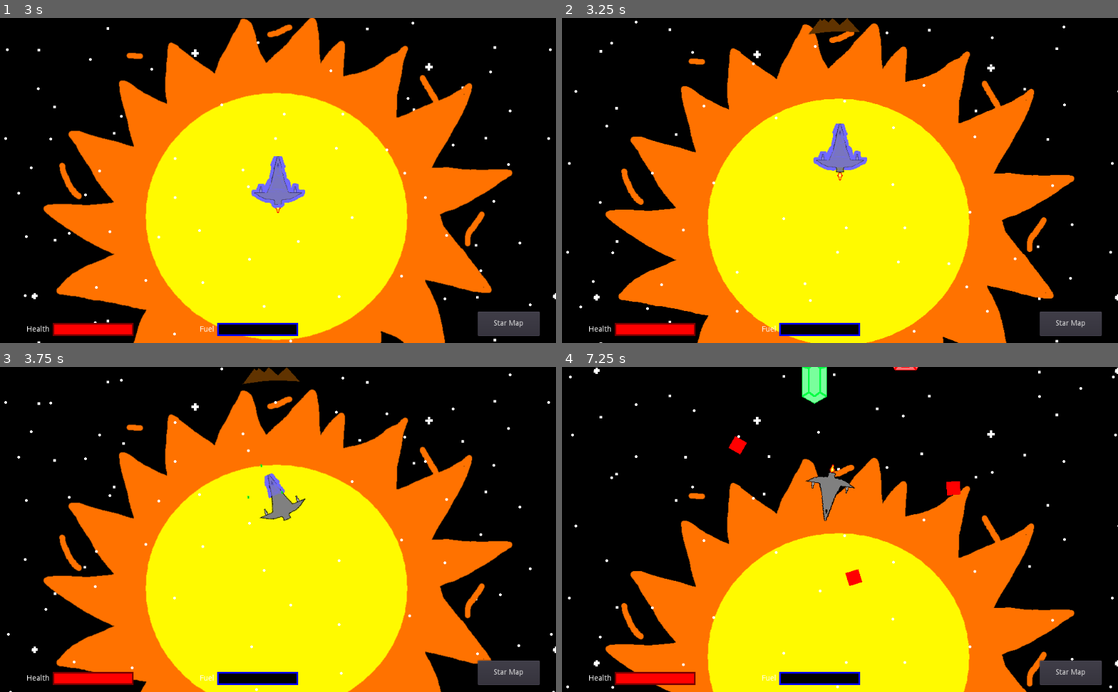
Above: before the commit, frames 1-4 (two rows, left to right).
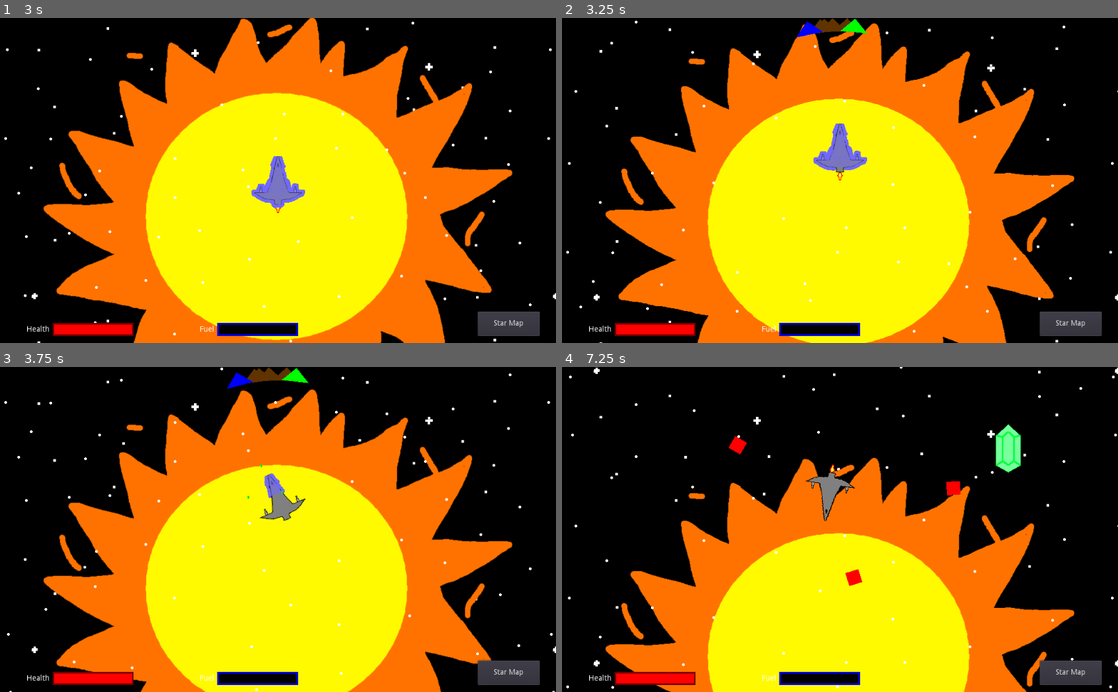
Above: after the commit, the same moments.

Repository: jlpatter/GodotSpaceShooter
Game: Godot game, scene res://src/Misc/GippiesSplash.tscn
The game is run twice, just before and just after one commit, with the same random seed, the same clock (stepped at 60 frames per second) and the same inputs.
Inputs:
- Up to frame 1 (3 s): tap Enter at 0.5, 2 s; hold D (move_right) 0.53-1.28 s; tap Space (shoot) at 0.6, 1.25, 1.35, 2.1, 2.75, 2.85 s; hold A (move_left) 1.28-2.03 s; hold D (move_right) 2.03-2.78 s; hold W (move_up) from 2.78 s (still down)
- Up to frame 2 (3.25 s): keep holding W (move_up)
- Up to frame 3 (3.75 s): release W (move_up) at 3.53 s; hold A (move_left) from 3.53 s (still down); tap Space (shoot) at 3.6 s
- Up to frame 4 (7.25 s): tap Space (shoot) every 0.75 s from 4.35 to 6.6 s; release A (move_left) at 5.78 s; hold D (move_right) 5.78-6.53 s; hold W (move_up) from 6.53 s (still down)

Frame 1 is identical in both runs. In frame 2, 0.2% of the frame differs, in the area x 42-55%, y 0-6%; in frame 3, 0.2%; in frame 4, 1.1%, in the area x 43-83%, y 0-33%.

Commit message:
Added arrows to follow gems

Diff:
--- a/src/Levels/Level1.gd
+++ b/src/Levels/Level1.gd
@@ -1,10 +1,15 @@
 extends Node2D
 
 onready var asteroid_prefab = preload("res://src/Actors/Asteroid.tscn")
-onready var asteroid_arrow_prefab = preload("res://src/Misc/AsteroidArrow.tscn")
+onready var arrow_prefab = preload("res://src/Misc/Arrow.tscn")
 onready var enemy_prefab = preload("res://src/Actors/Enemy1.tscn")
 onready var moon_prefab = preload("res://Assets/LargeMoon.png")
 onready var ice_prefab = preload("res://Assets/LargeIce.png")
+onready var green_gem_prefab = preload("res://src/Actors/GreenGem.tscn")
+onready var red_gem_prefab = preload("res://src/Actors/RedGem.tscn")
+onready var blue_gem_prefab = preload("res://src/Actors/BlueGem.tscn")
+onready var yellow_gem_prefab = preload("res://src/Actors/YellowGem.tscn")
+
 
 func _ready():
 	var random_parallax = GlobalVariables.rng.randi() % 3
@@ -20,10 +25,10 @@
 
 	for i in asteroid_num:
 		var asteroid = asteroid_prefab.instance()
-		var asteroid_arrow = asteroid_arrow_prefab.instance()
+		var asteroid_arrow = arrow_prefab.instance()
 		add_child(asteroid)
 		add_child(asteroid_arrow)
-		asteroid_arrow.set_asteroid(asteroid)
+		asteroid_arrow.set_target(asteroid)
 		asteroid.position = Vector2(GlobalVariables.rng.randf() * 1000 - 100, GlobalVariables.rng.randf() * 1000 - 100)
 
 	for i in enemy_num:
@@ -31,6 +36,24 @@
 		add_child(enemy)
 		enemy.position = Vector2(GlobalVariables.rng.randf() * 1000 - 100, GlobalVariables.rng.randf() * 1000 - 100)
 
+	if GlobalVariables.rng.randi() % 2 == 1:
+		add_gem(green_gem_prefab, Color.green)
+	if GlobalVariables.rng.randi() % 2 == 1:
+		add_gem(red_gem_prefab, Color.red)
+	if GlobalVariables.rng.randi() % 2 == 1:
+		add_gem(blue_gem_prefab, Color.blue)
+	if GlobalVariables.rng.randi() % 2 == 1:
+		add_gem(yellow_gem_prefab, Color.yellow)
+
+func add_gem(var gem_prefab, var arrow_color):
+	var gem = gem_prefab.instance()
+	var gem_arrow = arrow_prefab.instance()
+	add_child(gem)
+	add_child(gem_arrow)
+	gem.position = Vector2(GlobalVariables.rng.randf() * 1000 - 100, GlobalVariables.rng.randf() * 1000 - 100)
+	gem_arrow.set_target(gem)
+	gem_arrow.color = arrow_color
+
 func _process(delta):
 	if Input.is_action_just_pressed("quit"):
 		get_tree().quit()
--- a/src/Levels/Level1.tscn
+++ b/src/Levels/Level1.tscn
@@ -6,10 +6,6 @@
 [ext_resource path="res://Assets/SpaceDust.png" type="Texture" id=4]
 [ext_resource path="res://src/Misc/UI.tscn" type="PackedScene" id=5]
 [ext_resource path="res://src/Levels/Level1.gd" type="Script" id=6]
-[ext_resource path="res://src/Actors/GreenGem.tscn" type="PackedScene" id=7]
-[ext_resource path="res://src/Actors/RedGem.tscn" type="PackedScene" id=8]
-[ext_resource path="res://src/Actors/BlueGem.tscn" type="PackedScene" id=9]
-[ext_resource path="res://src/Actors/YellowGem.tscn" type="PackedScene" id=10]
 
 [node name="Level1" type="Node2D"]
 script = ExtResource( 6 )
@@ -44,15 +40,3 @@
 
 [node name="Player" parent="." instance=ExtResource( 1 )]
 position = Vector2( 516.588, 4000 )
-
-[node name="GreenGem" parent="." instance=ExtResource( 7 )]
-position = Vector2( 469.908, 359.027 )
-
-[node name="RedGem" parent="." instance=ExtResource( 8 )]
-position = Vector2( 634.698, 304.295 )
-
-[node name="BlueGem" parent="." instance=ExtResource( 9 )]
-position = Vector2( 323.126, 299.538 )
-
-[node name="YellowGem" parent="." instance=ExtResource( 10 )]
-position = Vector2( 472.966, 212.726 )
--- a/src/Misc/AsteroidArrow.gd
+++ b/src/Misc/Arrow.gd
@@ -1,25 +1,25 @@
 extends Polygon2D
 
-var asteroid_to_point_at = null
+var target_to_point_at = null
 
 func _process(delta):
-	if is_instance_valid(asteroid_to_point_at) and asteroid_to_point_at != null and not asteroid_inside_of_screen():
+	if is_instance_valid(target_to_point_at) and target_to_point_at != null and not target_inside_of_screen():
 		show()
-		look_at(asteroid_to_point_at.global_position)
+		look_at(target_to_point_at.global_position)
 		rotation_degrees -= 90
 	else:
 		hide()
 	var screen_center = get_parent().get_node("Player/Camera2D").get_camera_screen_center()
 	position = screen_center + Vector2(0.0, 1.0).rotated(rotation) * ((get_viewport().size.y / 2.0) - polygon[2].y)
 
-func set_asteroid(var asteroid):
-	asteroid_to_point_at = asteroid
+func set_target(var target):
+	target_to_point_at = target
 
-func asteroid_inside_of_screen():
+func target_inside_of_screen():
 	var cam_position = Vector2(
 		get_parent().get_node("Player/Camera2D").get_camera_screen_center().x - get_viewport().size.x / 2.0,
 		get_parent().get_node("Player/Camera2D").get_camera_screen_center().y - get_viewport().size.y / 2.0
 	)
 	var camera_rect = Rect2(cam_position, get_viewport().size)
-	var asteroid_rect = Rect2(asteroid_to_point_at.global_position - Vector2(500.0, 500.0), Vector2(1000.0, 1000.0))
-	return camera_rect.intersects(asteroid_rect)
+	var target_rect = Rect2(target_to_point_at.global_position - Vector2(500.0, 500.0), Vector2(1000.0, 1000.0))
+	return camera_rect.intersects(target_rect)
--- a/src/Misc/AsteroidArrow.tscn
+++ b/src/Misc/Arrow.tscn
@@ -1,8 +1,8 @@
 [gd_scene load_steps=2 format=2]
 
-[ext_resource path="res://src/Misc/AsteroidArrow.gd" type="Script" id=1]
+[ext_resource path="res://src/Misc/Arrow.gd" type="Script" id=1]
 
-[node name="AsteroidArrow" type="Polygon2D"]
+[node name="Arrow" type="Polygon2D"]
 color = Color( 0.380392, 0.203922, 0, 1 )
 polygon = PoolVector2Array( -25, 0, 25, 0, 0, 25 )
 script = ExtResource( 1 )
Not shown: 1 places in src/Levels/Level1.tscn that only renumber resources
